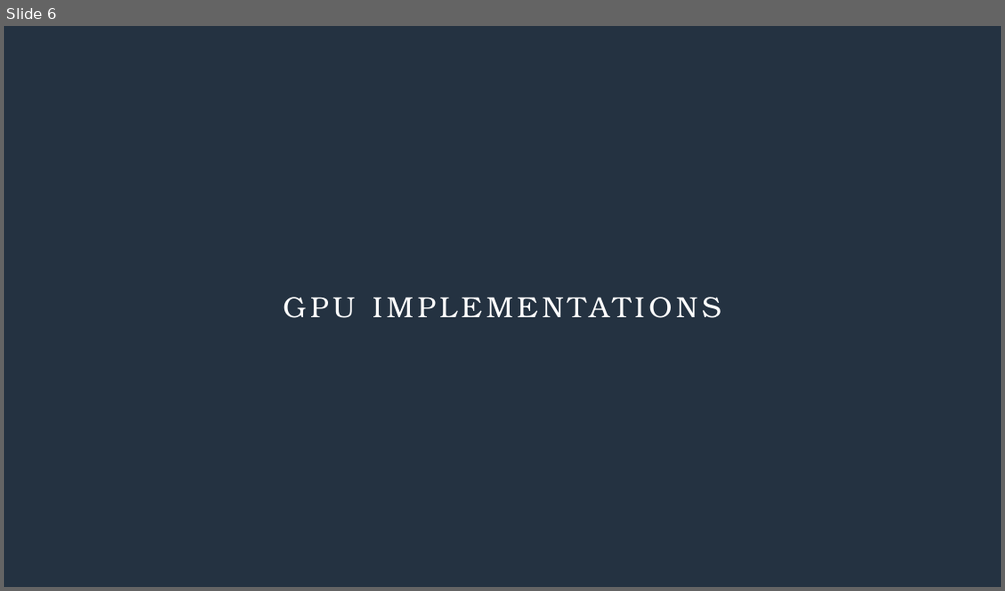
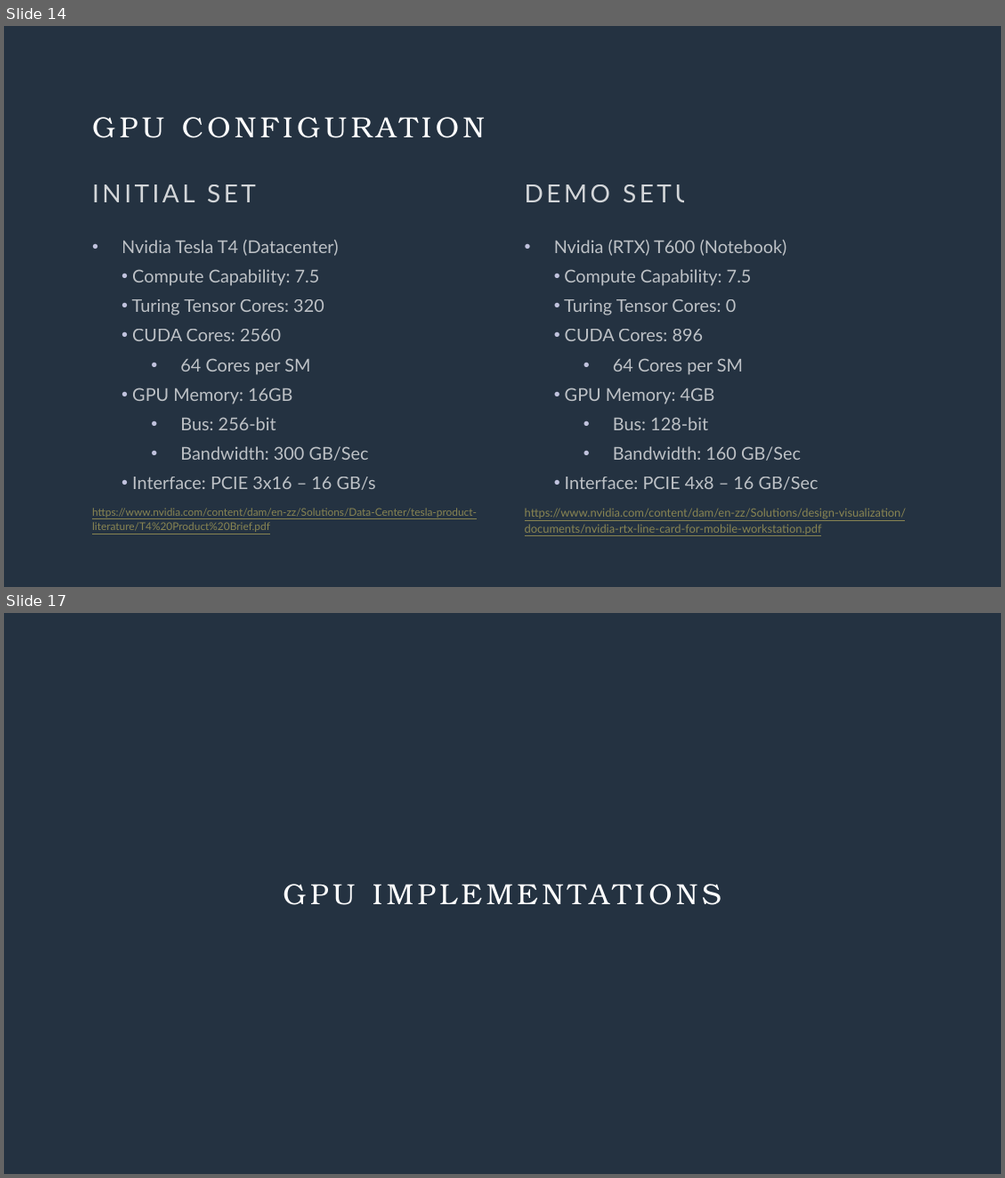
Before and after one commit to Julian-Singkham/AES-and-RSA-CUDA, a slide deck: cs4981_gpu-cuda-encryption.pptx. Shown one above the other, each under a label of ours: slide 6 before the commit, slides 14 and 17 after it; the slides between them are not shown. The pictures are 1005x591 and 1005x1178 pixels, drawn with LibreOffice and Linux fonts; fonts in the diff are those of the drawing. Boxes give left, top, right and bottom in pixels: in the first picture for what was removed or moved away, otherwise in the second. Text is boxed around its words. In the diff, an @@ line names an element or a change of style, - is before the commit and + after.

```diff
--- a/cs4981_gpu-cuda-encryption.pptx
+++ b/cs4981_gpu-cuda-encryption.pptx
@@ slide 14 added at bbox=[4, 26, 1001, 587], background #243241 @@
@@ title added at bbox=[92, 117, 485, 138], 28 pt, text #FFFFFF @@
+GPU CONFIGURATION
@@ text added at bbox=[92, 184, 295, 202], 24 pt, text #FFFFFF at 80% opacity @@
+INITIAL SETUP
@@ text added at bbox=[525, 184, 711, 202], 24 pt, text #FFFFFF at 80% opacity @@
+DEMO SETUP
@@ text added at bbox=[92, 240, 477, 532], 17 pt, text #FFFFFF at 70% opacity @@
+• Nvidia Tesla T4 (Datacenter)
+  • Compute Capability: 7.5
+  • Turing Tensor Cores: 320
+  • CUDA Cores: 2560
+    • 64 Cores per SM
+  • GPU Memory: 16GB
+    • Bus: 256-bit
+    • Bandwidth: 300 GB/Sec
+  • Interface: PCIE 3x16 – 16 GB/s
+https://www.nvidia.com/content/dam/en-zz/Solutions/Data-Center/tesla-product-literature/T4%20Product%20Brief.pdf
@@ text added at bbox=[525, 240, 906, 536], 17 pt, text #FFFFFF at 70% opacity @@
+• Nvidia (RTX) T600 (Notebook)
+  • Compute Capability: 7.5
+  • Turing Tensor Cores: 0
+  • CUDA Cores: 896
+    • 64 Cores per SM
+  • GPU Memory: 4GB
+    • Bus: 128-bit
+    • Bandwidth: 160 GB/Sec
+  • Interface: PCIE 4x8 – 16 GB/Sec
+https://www.nvidia.com/content/dam/en-zz/Solutions/design-visualization/documents/nvidia-rtx-line-card-for-mobile-workstation.pdf
@@ what was slide 6 is now slide 17 @@
```
Also in this commit, not shown: 12 other slides added.
